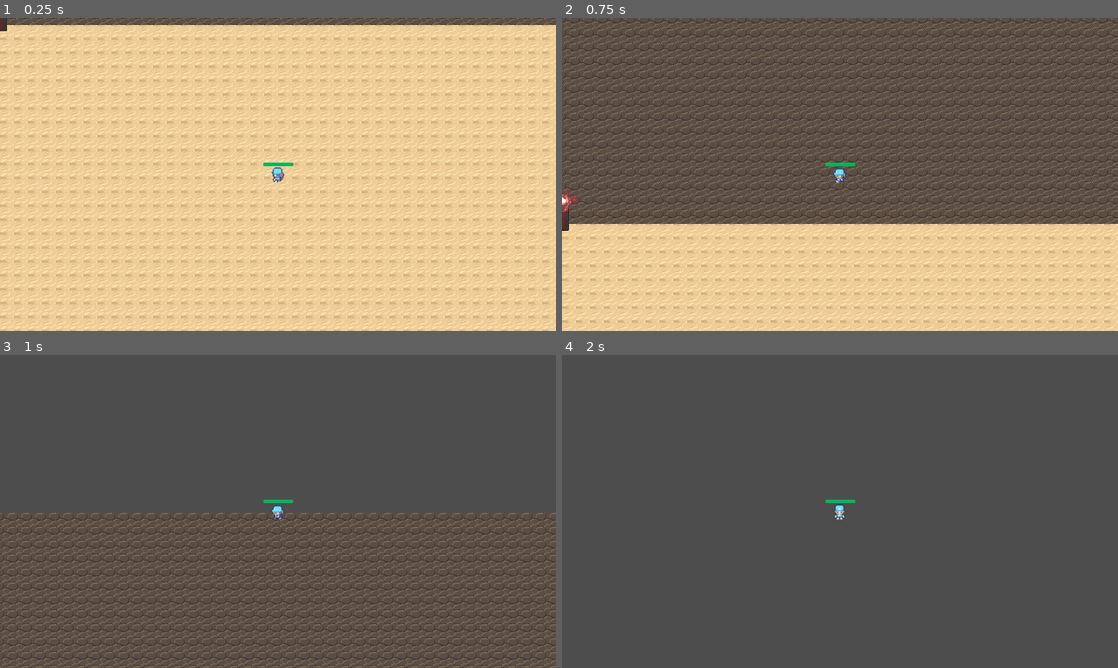
Above: before the commit, frames 1-4 (two rows, left to right).
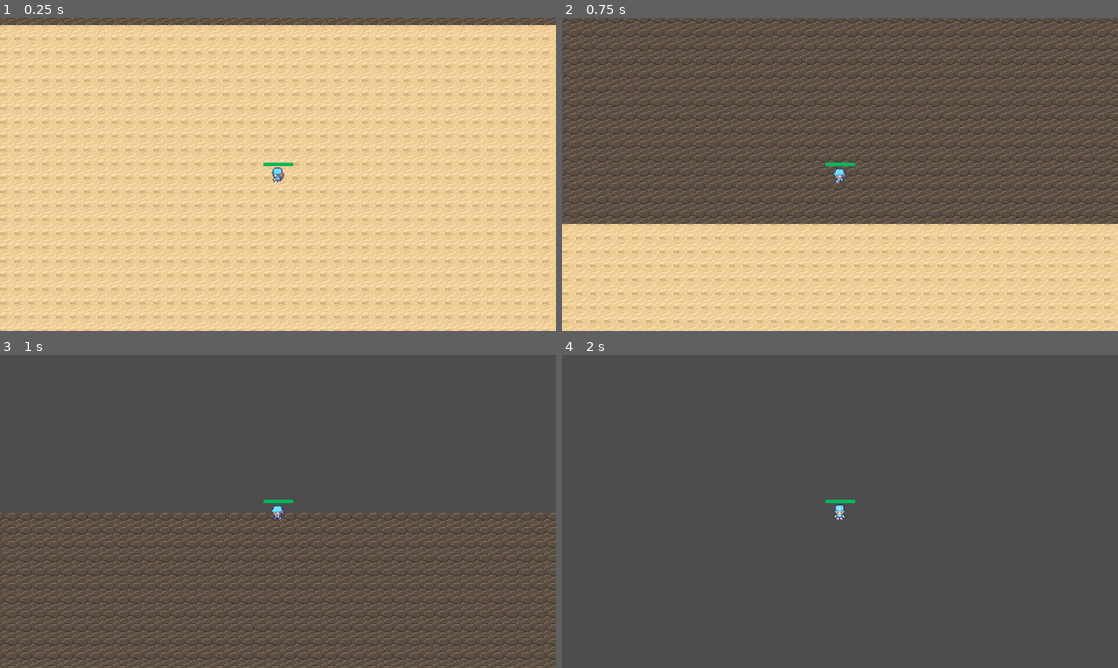
Above: after the commit, the same moments.

Repository: GDTV-Game-Jam-2024/GDTV
Game: Godot game, scene res://Scenes/game.tscn
Two runs of this game, one before a commit and one after it. Both use one fixed random seed, a clock stepped at 60 frames per second and the inputs below.
Inputs (mouse positions are in pixels of both pictures, inside the frame that each line leads up to):
- Up to frame 1 (0.25 s): no input
- Up to frame 2 (0.75 s): tap Enter at 0.5 s; move the mouse to (812, 237) at 0.52 s; hold Up (ui_up) from 0.53 s (still down)
- Up to frame 3 (1 s): keep holding Up (ui_up)
- Up to frame 4 (2 s): keep holding Up (ui_up); move the mouse to (1006, 558) at 1.27 s

The runs differ from the first frame. In frame 1, less than 0.1% of the frame differs, in the area x 0-2%, y 0-5%; in frame 2, 0.2%, in the area x 0-3%, y 54-68%; in frame 3, nothing differs; in frame 4, nothing differs.

Commit message:
spawn portal logic
game.gd can generate spawn portals now

Diff:
--- a/Scenes/game.gd
+++ b/Scenes/game.gd
@@ -1,8 +1,10 @@
 extends Node2D
 
-@export var timer = 0  # how much time has elapsed since starting game
+@export var game_timer = 0  # how much time has elapsed since starting game
+@export var spawn_timer = 3  # how much time is remaining since next spawner
 @export var isRunning = true  # whether game is running or paused
 
+var spawner = load("res://Scenes/spawn_portal.tscn")
 
 # Called when the node enters the scene tree for the first time.
 func _ready():
@@ -12,5 +14,27 @@
 # Called every frame. 'delta' is the elapsed time since the previous frame.
 func _process(delta):
 	if isRunning:
-		timer += delta
+		game_timer += delta
 	pass
+
+func _physics_process(delta):
+	spawn_timer -= delta
+	if spawn_timer<=0:
+		spawn_timer += 10
+		spawn_spawner()
+	pass
+
+
+# called to create a spawn_portal
+# TODO: change spawn location to area within the zone, rather than along the path
+func spawn_spawner():
+	# determine spawn location based on the path
+	var spawn_location = $SpawnerPath/SpawnerSpawnLocation
+	spawn_location.progress_ratio = randf()
+	print("Spawn Location set to ", spawn_location.position)
+
+	# create new spawner with the generated location
+	var new_spawner=spawner.instantiate()
+	new_spawner.init(spawn_location.position)
+	add_child(new_spawner)
+	print(new_spawner," was created.")
--- a/Scenes/game.tscn
+++ b/Scenes/game.tscn
@@ -3,7 +3,6 @@
 [ext_resource type="Script" path="res://Scenes/game.gd" id="1_3w7sm"]
 [ext_resource type="PackedScene" uid="uid://cek5sqgdxjiga" path="res://Scenes/player.tscn" id="2_ul243"]
 [ext_resource type="Texture2D" uid="uid://c53h581wb5u0x" path="res://Sprites/Desert Tileset.png" id="3_apitf"]
-[ext_resource type="PackedScene" uid="uid://cp308twrdpldd" path="res://Scenes/spawn_portal.tscn" id="3_becpk"]
 
 [sub_resource type="TileSetAtlasSource" id="TileSetAtlasSource_6ff2i"]
 texture = ExtResource("3_apitf")
@@ -349,6 +348,12 @@
 terrain_set_0/mode = 0
 sources/2 = SubResource("TileSetAtlasSource_6ff2i")
 
+[sub_resource type="Curve2D" id="Curve2D_q0mph"]
+_data = {
+"points": PackedVector2Array(0, 0, 0, 0, 640, 360, 0, 0, 0, 0, 3288, 360, 0, 0, 0, 0, 3288, 1920, 0, 0, 0, 0, 640, 1920, 0, 0, 0, 0, 640, 360, 0, 0, 0, 0, 1280, 736, 0, 0, 0, 0, 1280, 1464, 0, 0, 0, 0, 2552, 1472, 0, 0, 0, 0, 2552, 736, 0, 0, 0, 0, 1280, 736, 0, 0, 0, 0, 640, 360, 0, 0, 0, 0, 640, 360)
+}
+point_count = 12
+
 [node name="Game" type="Node2D"]
 script = ExtResource("1_3w7sm")
 
@@ -361,5 +366,8 @@
 
 [node name="Camera2D" type="Camera2D" parent="player"]
 
-[node name="spawn_portal" parent="." instance=ExtResource("3_becpk")]
-position = Vector2(1283, 718)
+[node name="SpawnerPath" type="Path2D" parent="."]
+curve = SubResource("Curve2D_q0mph")
+
+[node name="SpawnerSpawnLocation" type="PathFollow2D" parent="SpawnerPath"]
+position = Vector2(640, 360)
--- a/Scenes/spawn_portal.gd
+++ b/Scenes/spawn_portal.gd
@@ -1,15 +1,16 @@
 extends CharacterBody2D
 
-@export var spawn_timer_max = 10  # how often it spawns enemies
-@export var spawn_timer = 10  # how much time left until next spawn
+@export var spawn_timer_max = 7  # how often it spawns enemies
+@export var spawn_timer = 7  # how much time left until next spawn
 @export var spawn_power = 10  # how many enemies get spawned per cycle
 @export var health = 20  # how much damage it can take
 @export var isAlive = true
 
 
-# allows initialization with custom parameters
-func init():
-	spawn_timer = 10
+# allows initialization with coordinates
+func init(coordinates):
+	position = coordinates
+	spawn_timer = 7
 	spawn_power = 10
 	health = 20
 	isAlive = true
@@ -33,13 +34,14 @@
 		spawn()
 
 
+# spawn new set of units every cycle
 func spawn():
-	print("just spawned")
+	print($"."," spawned units.")
 	# TODO: spawn enemies
 
 	# TODO: raise power?
 
-	# resetting spawn timer
+	# reset spawn timer
 	spawn_timer = spawn_timer+spawn_timer_max
 
 # called when isAlive is set to false
